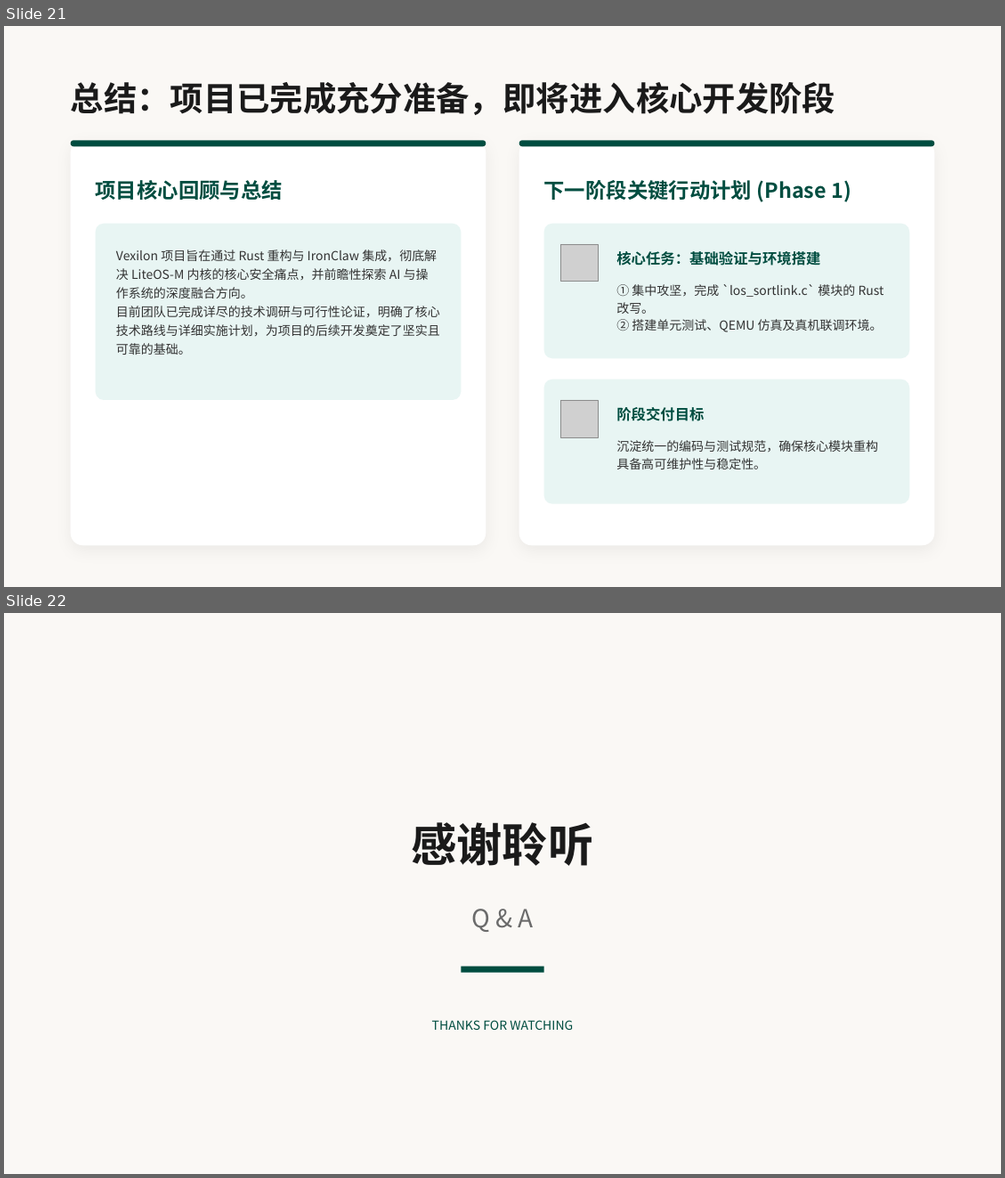
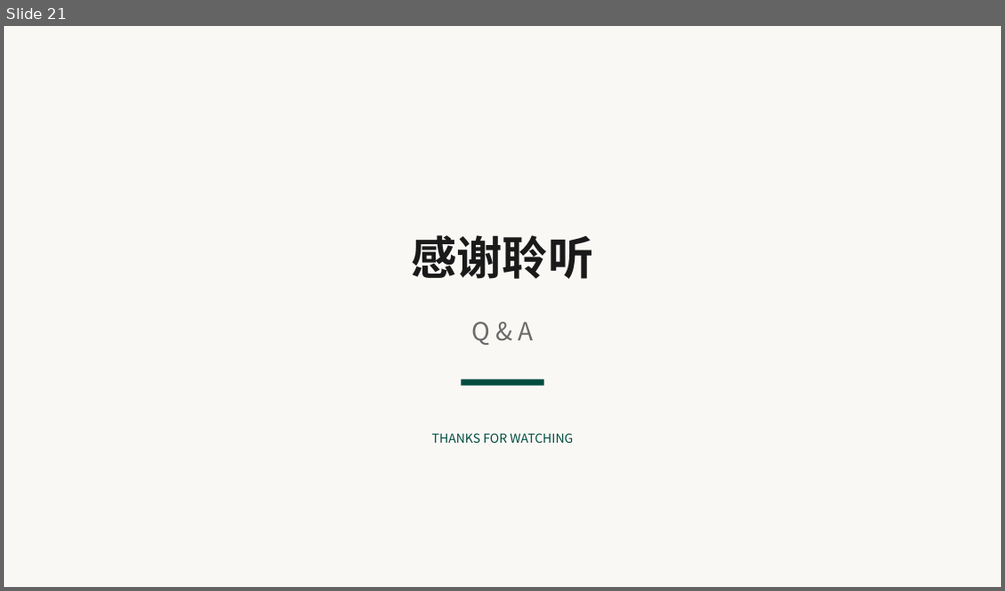
Before and after one commit to OSH-2026/Vexilon, a slide deck: docs/Vexilon项目汇报：基于Rust与IronClaw重构LiteOS-M内核.pptx. Shown one above the other, each under a label of ours: slides 21 and 22 before the commit, slide 21 after it. The pictures are 1005x1178 and 1005x591 pixels, drawn with LibreOffice and Linux fonts; fonts in the diff are those of the drawing; grey boxes stand for pictures. Boxes give left, top, right and bottom in pixels: in the first picture for what was removed or moved away, otherwise in the second. Text is boxed around its words. In the diff, an @@ line names an element or a change of style, - is before the commit and + after.

```diff
--- a/docs/Vexilon项目汇报：基于Rust与IronClaw重构LiteOS-M内核.pptx
+++ b/docs/Vexilon项目汇报：基于Rust与IronClaw重构LiteOS-M内核.pptx
@@ slide 21 removed at [4, 26, 1001, 587], background #FAF8F5 @@
@@ text removed at [71, 82, 835, 115] @@
-总结：项目已完成充分准备，即将进入核心开发阶段
@@ rounded rectangle removed at [71, 141, 486, 546] @@
@@ rounded rectangle removed at [71, 141, 486, 146] @@
@@ rounded rectangle removed at [519, 141, 935, 546] @@
@@ rounded rectangle removed at [519, 141, 935, 146] @@
@@ text removed at [96, 180, 283, 200] @@
-项目核心回顾与总结
@@ text removed at [544, 180, 851, 202] @@
-下一阶段关键行动计划 (Phase 1)
@@ rounded rectangle removed at [96, 224, 461, 400] @@
@@ rounded rectangle removed at [544, 224, 909, 359] @@
@@ text removed at [116, 249, 440, 354] @@
-Vexilon 项目旨在通过 Rust 重构与 IronClaw 集成，彻底解决 LiteOS-M 内核的核心安全痛点，并前瞻性探索 AI 与操作系统的深度融合方向。
-目前团队已完成详尽的技术调研与可行性论证，明确了核心技术路线与详细实施计划，为项目的后续开发奠定了坚实且可靠的基础。
@@ picture removed at [560, 244, 598, 281] @@
@@ text removed at [616, 251, 820, 265] @@
-核心任务：基础验证与环境搭建
@@ text removed at [616, 284, 884, 332] @@
-① 集中攻坚，完成 `los_sortlink.c` 模块的 Rust 改写。
-② 搭建单元测试、QEMU 仿真及真机联调环境。
@@ rounded rectangle removed at [544, 379, 909, 504] @@
@@ picture removed at [560, 400, 598, 437] @@
@@ text removed at [616, 407, 704, 421] @@
-阶段交付目标
@@ text removed at [616, 440, 878, 469] @@
-沉淀统一的编码与测试规范，确保核心模块重构具备高可维护性与稳定性。
@@ what was slide 22 is now slide 21 @@
```
Also in this commit, not shown: 8 slides changed, 10 slides added, 10 other slides removed.
